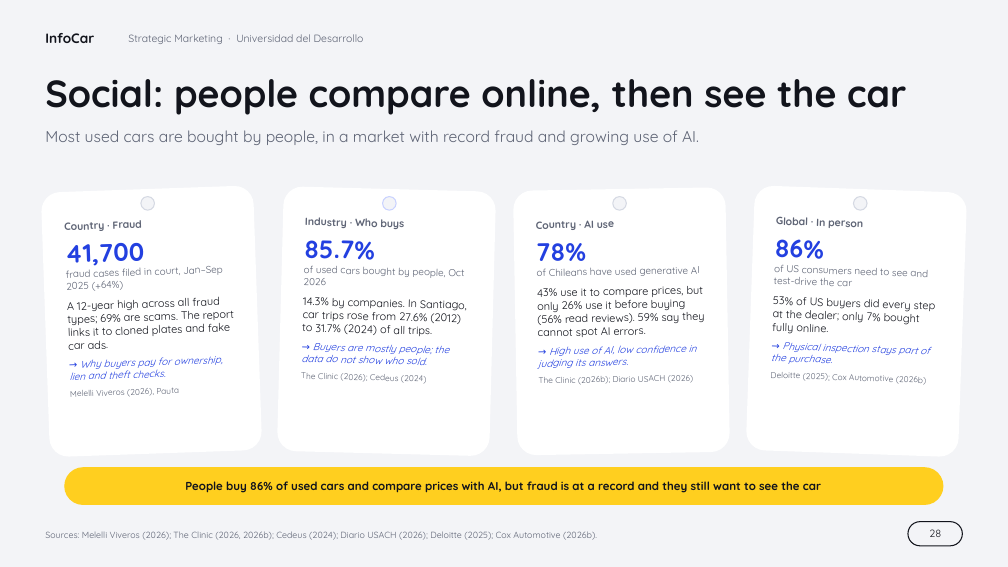
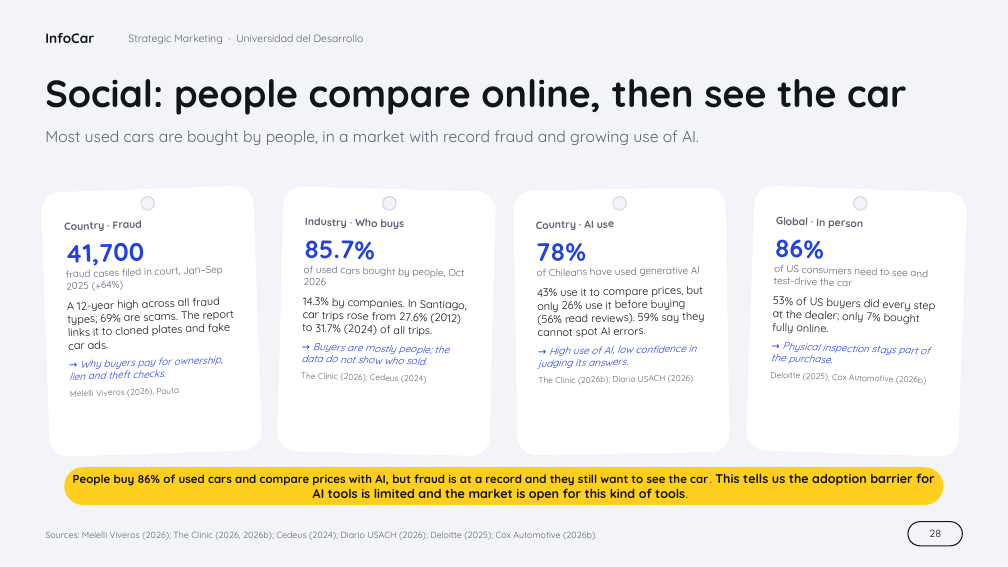
Before and after one commit to VichoRamirez/sm, a slide deck: slide 28 of deliverys/exam-2/global-sm_v7.pptx. Drawn at 1008x567 pixels with LibreOffice and Linux fonts; fonts in the diff are those of the drawing; background and template pictures are left out. Boxes give left, top, right and bottom in pixels: in the first picture for what was removed or moved away, otherwise in the second. Text is boxed around its words. In the diff, an @@ line names an element or a change of style, - is before the commit and + after.

```diff
--- a/deliverys/exam-2/global-sm_v7.pptx
+++ b/deliverys/exam-2/global-sm_v7.pptx
@@ text in rounded rectangle at (73,473,934,501): text changed @@
-People buy 86% of used cars and compare prices with AI, but fraud is at a record and they still want to see the car
+People buy 86% of used cars and compare prices with AI, but fraud is at a record and they still want to see the car. This tells us the adoption barrier for AI tools is limited and the market is open for this kind of tools.
```
Also in this commit, not shown: 30 other slides changed.
